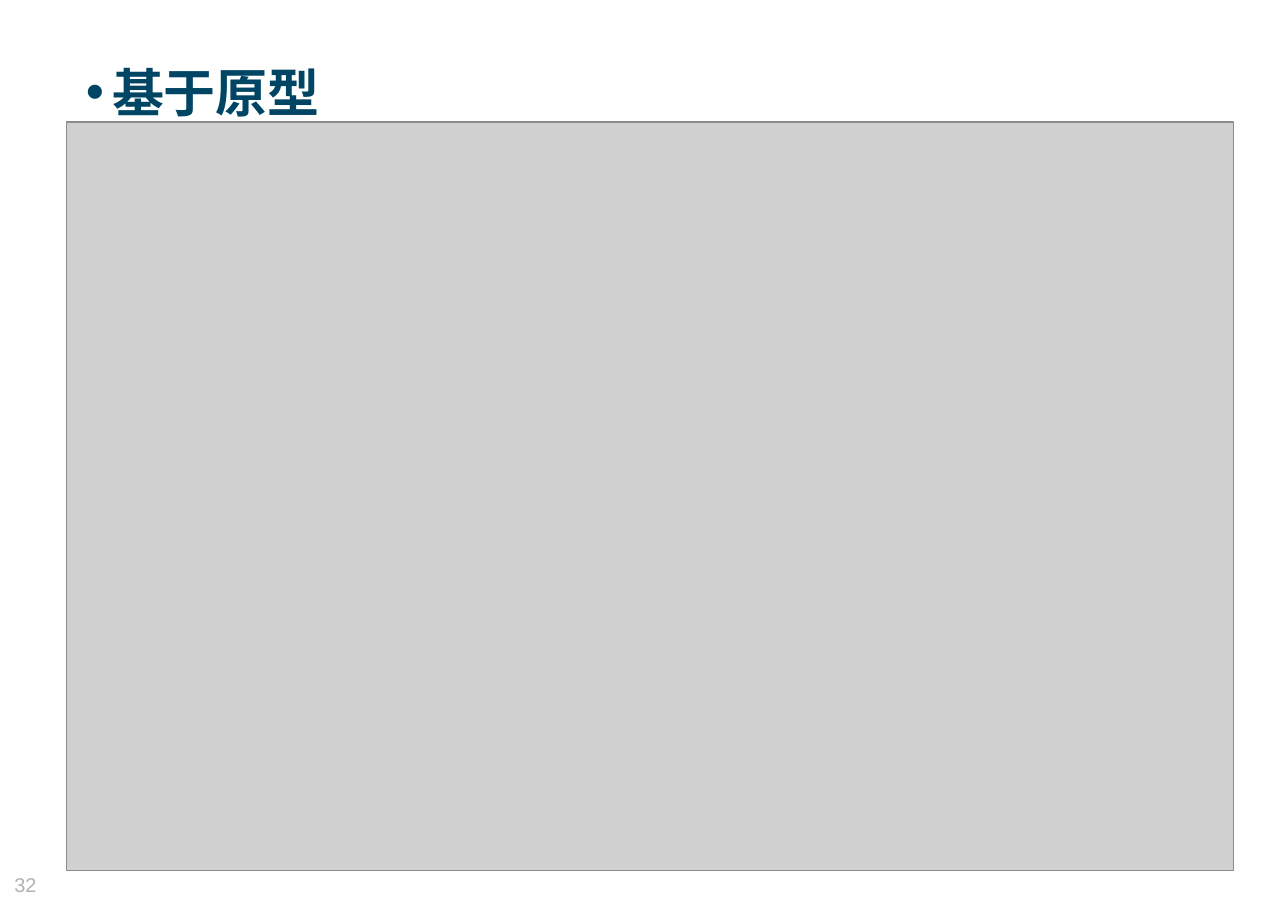
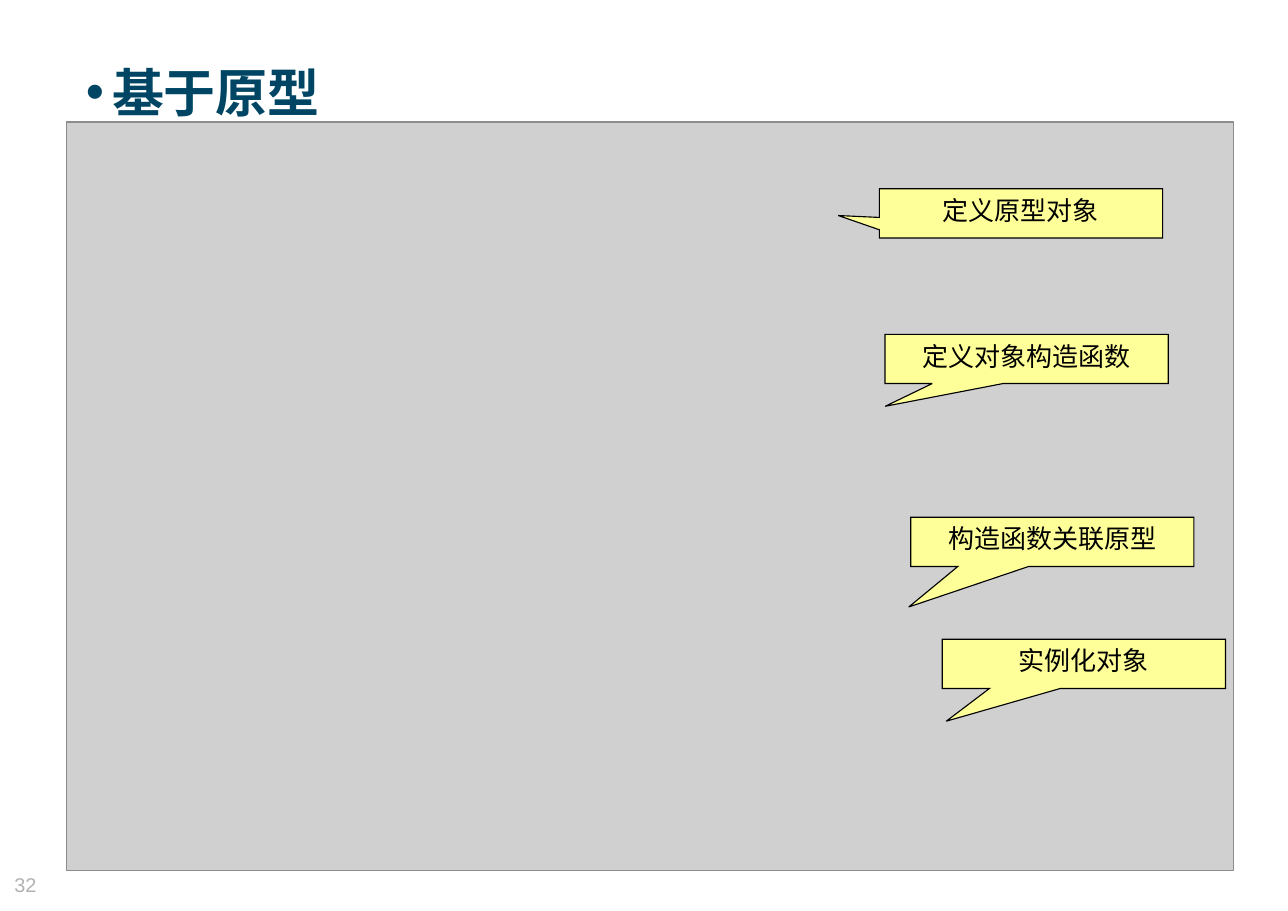
Before and after one commit to Moses824/Train-Javascript-Basic, a slide deck: slide 32 of Train_Javascript_Basic.ppt. Drawn at 1288x911 pixels with LibreOffice and Linux fonts; fonts in the diff are those of the drawing; grey boxes stand for pictures; background and template pictures are left out. Boxes give left, top, right and bottom in pixels: in the first picture for what was removed or moved away, otherwise in the second. Text is boxed around its words. In the diff, an @@ line names an element or a change of style, - is before the commit and + after.

```diff
--- a/Train_Javascript_Basic.ppt
+++ b/Train_Javascript_Basic.ppt
@@ speech box added at <box>879,188,1162,238</box>, fill #FFFF99, outline #000000 0.74 pt, 17 pt, text #000000 @@
+定义原型对象
@@ speech box added at <box>885,334,1168,383</box>, fill #FFFF99, outline #000000 0.74 pt, 17 pt, text #000000 @@
+定义对象构造函数
@@ speech box added at <box>911,517,1194,566</box>, fill #FFFF99, outline #000000 0.74 pt, 17 pt, text #000000 @@
+构造函数关联原型
@@ speech box added at <box>942,639,1225,689</box>, fill #FFFF99, outline #000000 0.74 pt, 17 pt, text #000000 @@
+实例化对象
```
Also in this commit, not shown: 1 other slide changed, 5 slides added, 1 slide removed, 1 other file.
